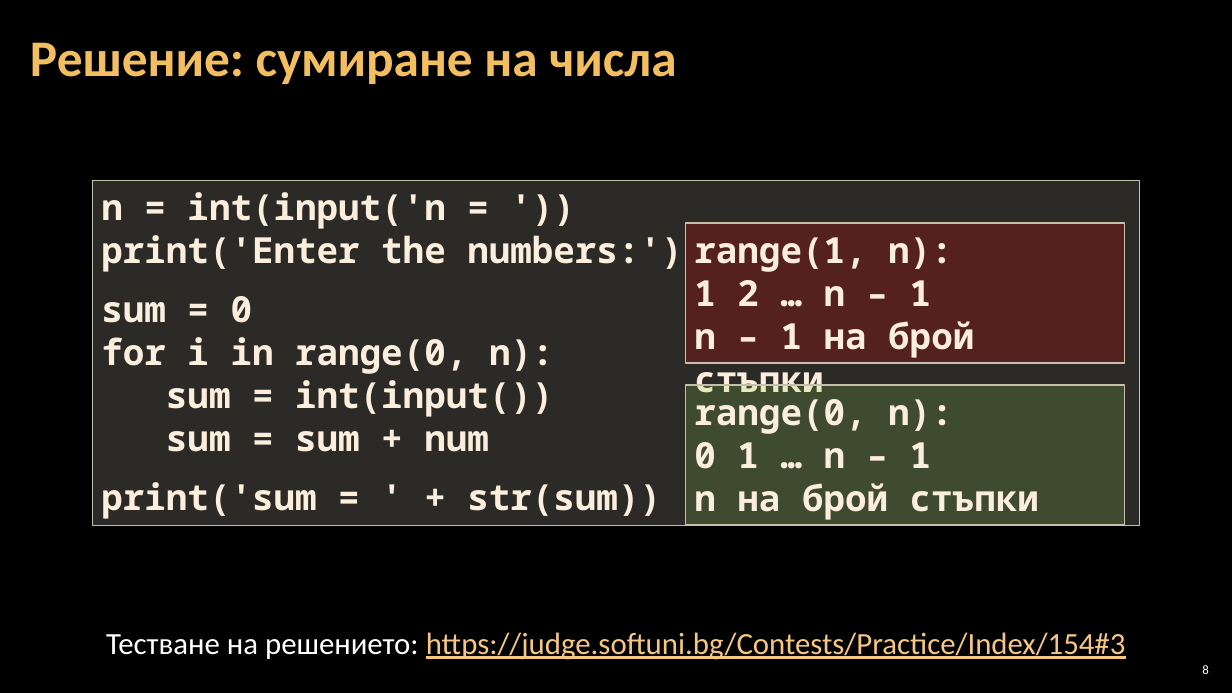
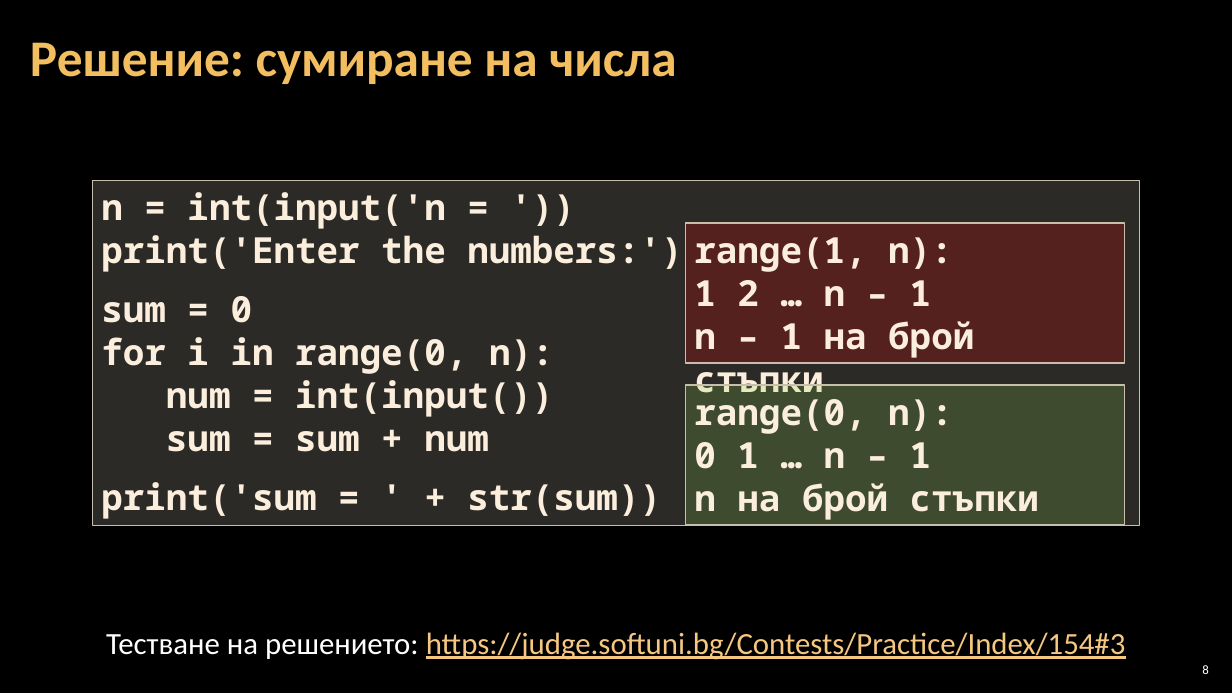
Before and after one commit to Software-University/Python-Basics, a slide deck: slide 8 of Python/5. Loops/5. Loops.pptx. Drawn at 1232x693 pixels with LibreOffice and Linux fonts; fonts in the diff are those of the drawing; background and template pictures are left out. Boxes give left, top, right and bottom in pixels: in the first picture for what was removed or moved away, otherwise in the second. Text is boxed around its words. In the diff, an @@ line names an element or a change of style, - is before the commit and + after.

```diff
--- a/Python/5. Loops/5. Loops.pptx
+++ b/Python/5. Loops/5. Loops.pptx
@@ text in rectangle at [166,380,553,417]: text changed @@
-sum = int(input())
+num = int(input())
```
Also in this commit, not shown: 2 other slides changed, 12 other files.
